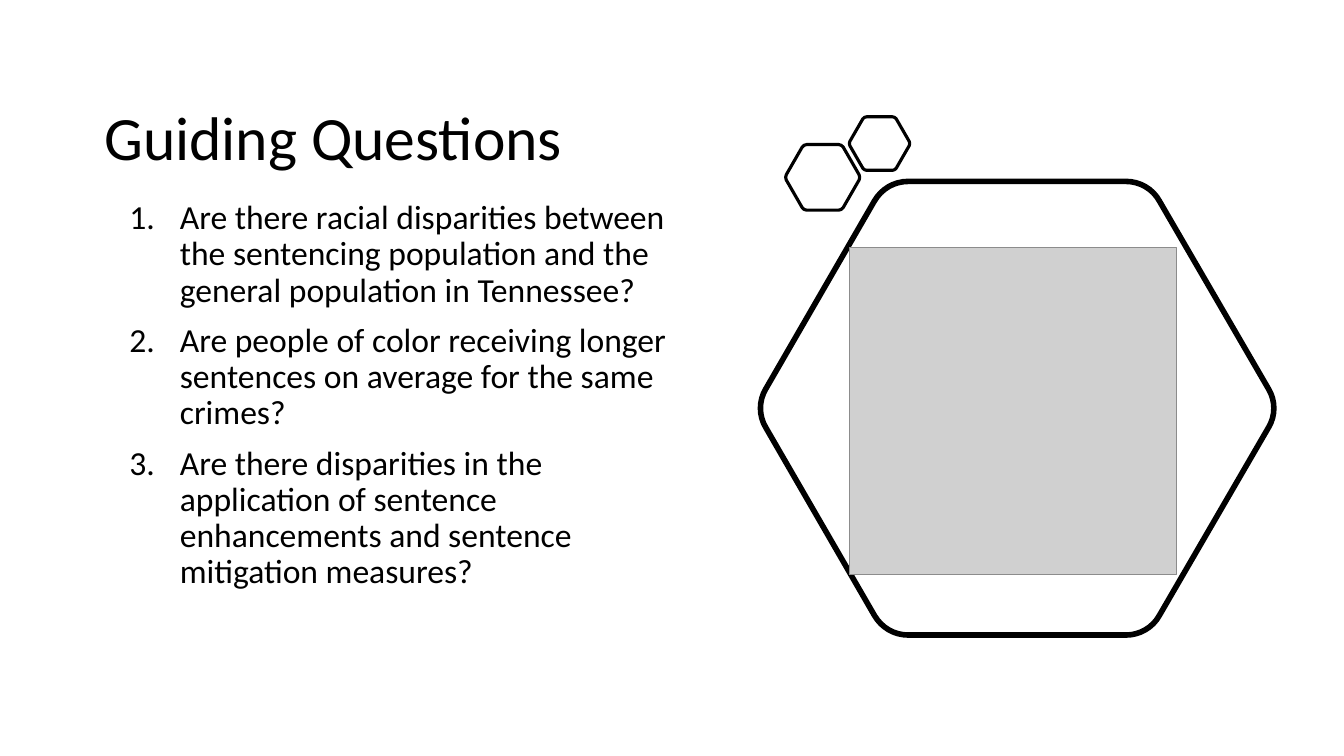
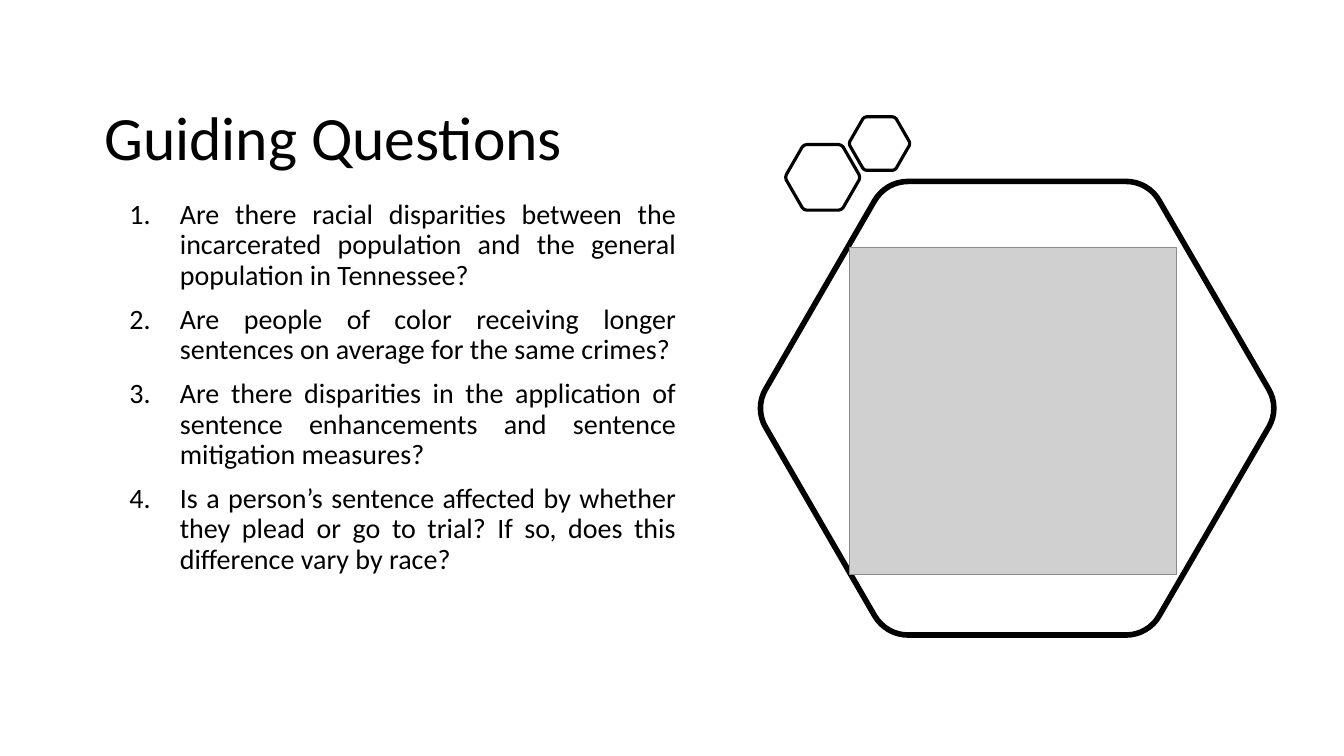
Before and after one commit to jenwhitson/sentencing_project, a slide deck: slide 2 of Presentation.pptx. Drawn at 1344x756 pixels with LibreOffice and Linux fonts; fonts in the diff are those of the drawing; grey boxes stand for pictures. Boxes give left, top, right and bottom in pixels: in the first picture for what was removed or moved away, otherwise in the second. Text is boxed around its words. In the diff, an @@ line names an element or a change of style, - is before the commit and + after.

```diff
--- a/Presentation.pptx
+++ b/Presentation.pptx
@@ text at box(180, 204, 676, 290): text changed; size 24 to 20 pt @@
-1. Are there racial disparities between the sentencing population and the general population in Tennessee?
+1. Are there racial disparities between the incarcerated population and the general population in Tennessee?
@@ text at box(180, 309, 676, 469): size 24 to 20 pt in "Are people of color receiving longer sentences ...", "Are there disparities in the application of ..."; alignment left to justified @@
@@ text at box(180, 488, 675, 574): paragraph added @@
+4. Is a person’s sentence affected by whether they plead or go to trial? If so, does this difference vary by race?
```
Also in this commit, not shown: 6 other slides changed, 3 slides added, 2 slides removed.
